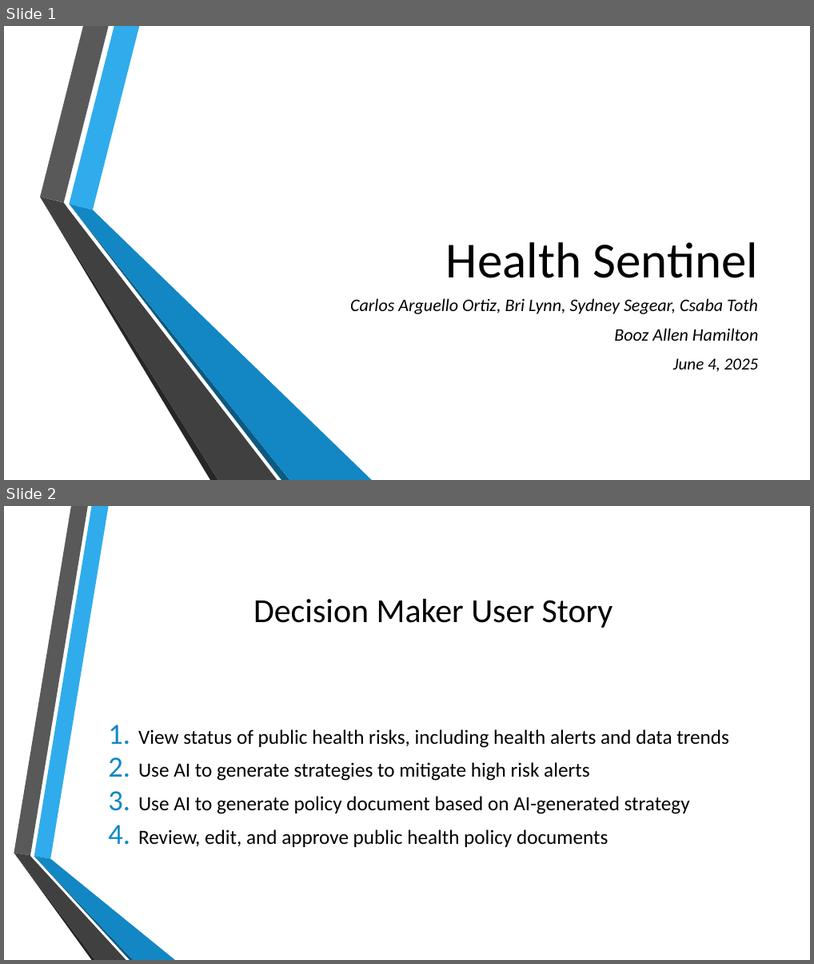
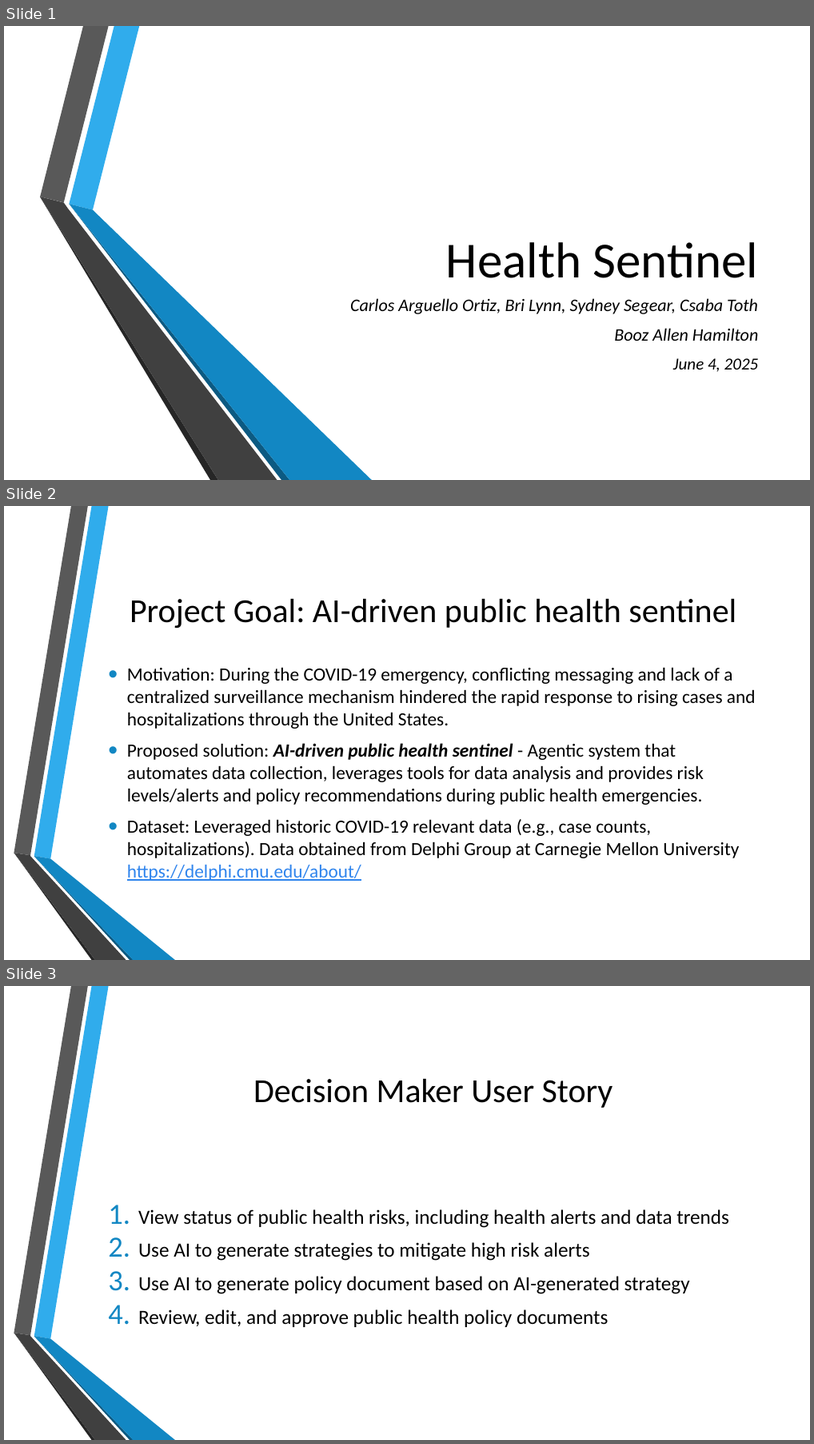
Before and after one commit to bah-scsp-hackathon-2025/public-health-app, a slide deck: BAH-Hackathon.pptx. Shown one above the other, each under a label of ours: slides 1 and 2 before the commit, slides 1, 2 and 3 after it. The pictures are 814x964 and 814x1444 pixels, drawn with LibreOffice and Linux fonts; fonts in the diff are those of the drawing; background and template pictures are left out. Boxes give left, top, right and bottom in pixels: in the first picture for what was removed or moved away, otherwise in the second. Text is boxed around its words. In the diff, an @@ line names an element or a change of style, - is before the commit and + after.

```diff
--- a/BAH-Hackathon.pptx
+++ b/BAH-Hackathon.pptx
@@ slide 2 added at (4,506,810,960), background picture (left out); not listed: 6 template elements that a slide beside it also shows @@
@@ title added at (130,599,737,628), 40 pt, text #000000 @@
+Project Goal: AI-driven public health sentinel
@@ text added at (127,667,756,880), 22.2 pt, text #000000 @@
+• Motivation: During the COVID-19 emergency, conflicting messaging and lack of a centralized surveillance mechanism hindered the rapid response to rising cases and hospitalizations through the United States.
+• Proposed solution: AI-driven public health sentinel - Agentic system that automates data collection, leverages tools for data analysis and provides risk levels/alerts and policy recommendations during public health emergencies.
+• Dataset: Leveraged historic COVID-19 relevant data (e.g., case counts, hospitalizations). Data obtained from Delphi Group at Carnegie Mellon University https://delphi.cmu.edu/about/
@@ what was slide 2 is now slide 3 @@
```
Also in this commit, not shown: 1 slide changed, 1 other slide added.
